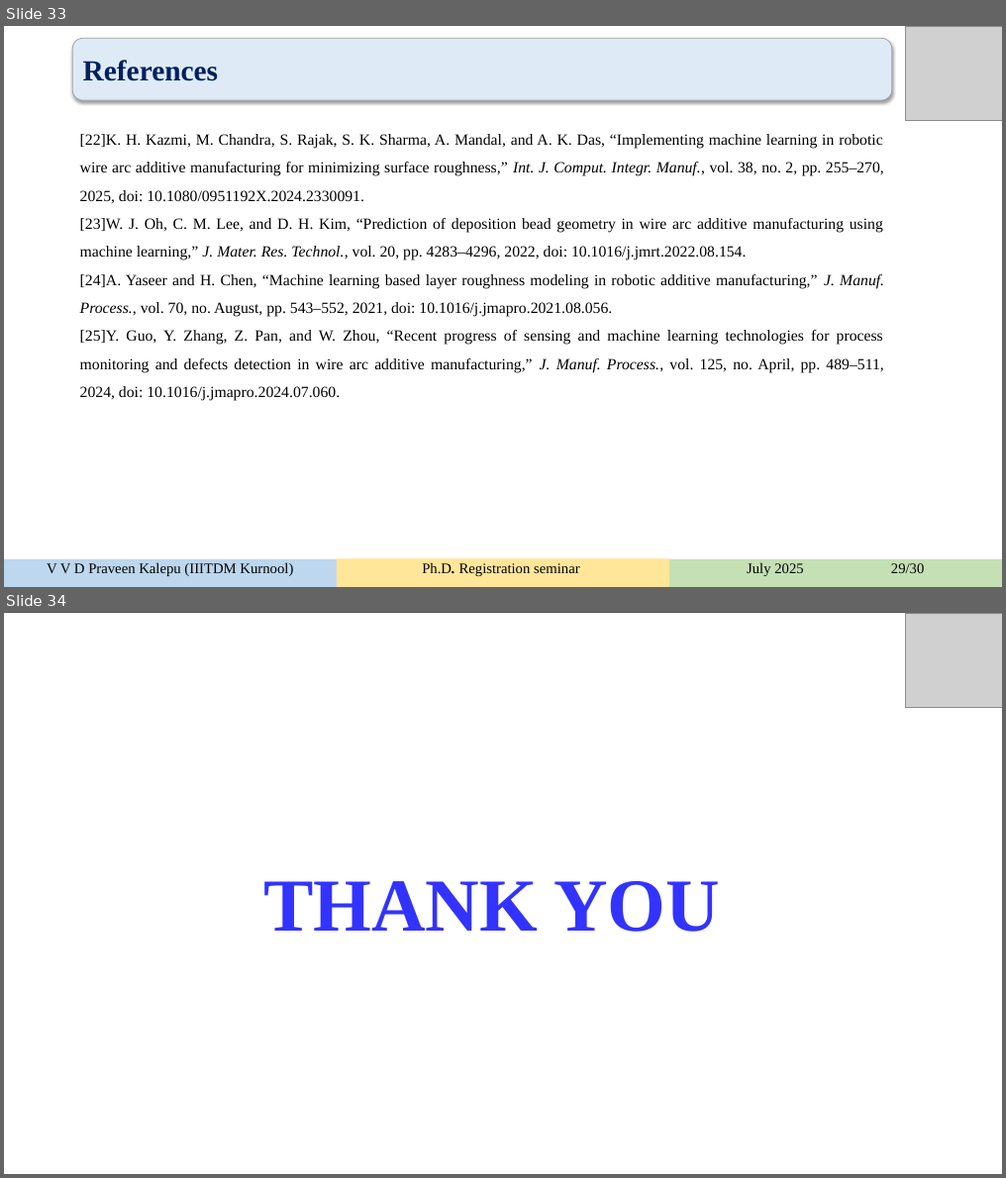
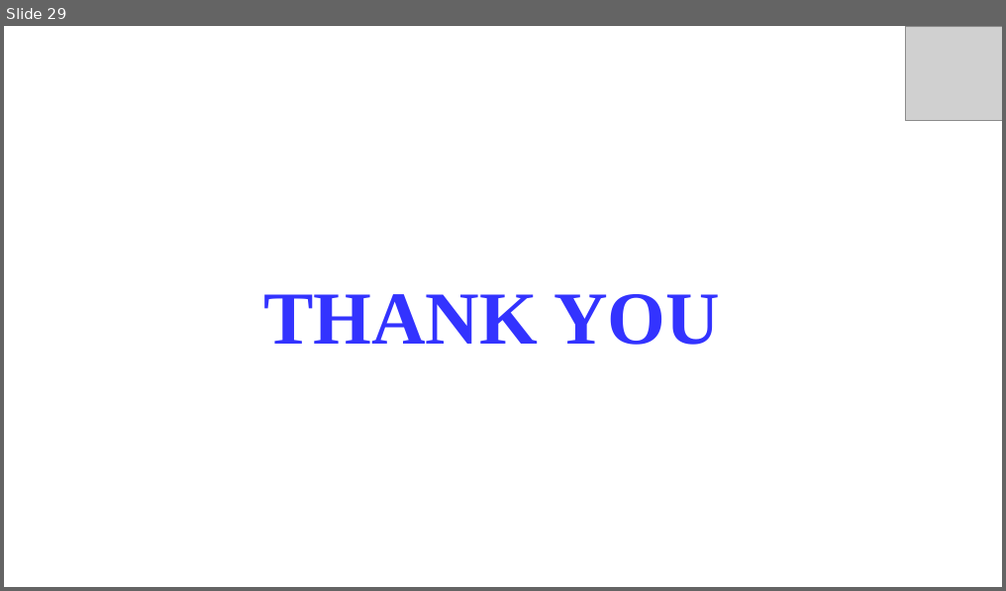
Before and after one commit to rishitmaurya/Human-Activity-Recognition, a slide deck: HAR_rishit.pptx. Shown one above the other, each under a label of ours: slides 33 and 34 before the commit, slide 29 after it. The pictures are 1006x1178 and 1006x591 pixels, drawn with LibreOffice and Linux fonts; fonts in the diff are those of the drawing; grey boxes stand for pictures. Boxes give left, top, right and bottom in pixels: in the first picture for what was removed or moved away, otherwise in the second. Text is boxed around its words. In the diff, an @@ line names an element or a change of style, - is before the commit and + after.

```diff
--- a/HAR_rishit.pptx
+++ b/HAR_rishit.pptx
@@ slide 33 removed at [4, 26, 1002, 587], background #FFFFFF @@
@@ rounded rectangle removed at [73, 38, 892, 100] @@
-References
@@ picture removed at [905, 26, 1002, 120] @@
@@ text removed at [80, 134, 884, 400] @@
-[22]K. H. Kazmi, M. Chandra, S. Rajak, S. K. Sharma, A. Mandal, and A. K. Das, “Implementing machine learning in robotic wire arc additive manufacturing for minimizing surface roughness,” Int. J. Comput. Integr. Manuf., vol. 38, no. 2, pp. 255–270, 2025, doi: 10.1080/0951192X.2024.2330091.
-[23]W. J. Oh, C. M. Lee, and D. H. Kim, “Prediction of deposition bead geometry in wire arc additive manufacturing using machine learning,” J. Mater. Res. Technol., vol. 20, pp. 4283–4296, 2022, doi: 10.1016/j.jmrt.2022.08.154.
-[24]A. Yaseer and H. Chen, “Machine learning based layer roughness modeling in robotic additive manufacturing,” J. Manuf. Process., vol. 70, no. August, pp. 543–552, 2021, doi: 10.1016/j.jmapro.2021.08.056.
-[25]Y. Guo, Y. Zhang, Z. Pan, and W. Zhou, “Recent progress of sensing and machine learning technologies for process monitoring and defects detection in wire arc additive manufacturing,” J. Manuf. Process., vol. 125, no. April, pp. 489–511, 2024, doi: 10.1016/j.jmapro.2024.07.060.
@@ freeform shape removed at [4, 560, 337, 587] @@
-V V D Praveen Kalepu (IIITDM Kurnool)
@@ freeform shape removed at [337, 560, 668, 587] @@
-Progressive seminar
@@ freeform shape removed at [337, 559, 668, 587] @@
-Ph.D. Registration seminar
@@ freeform shape removed at [669, 560, 1002, 587] @@
-July 2025 29/30
@@ what was slide 34 is now slide 29 @@
```
Also in this commit, not shown: 4 slides changed, 4 other slides removed, 5 other files.
